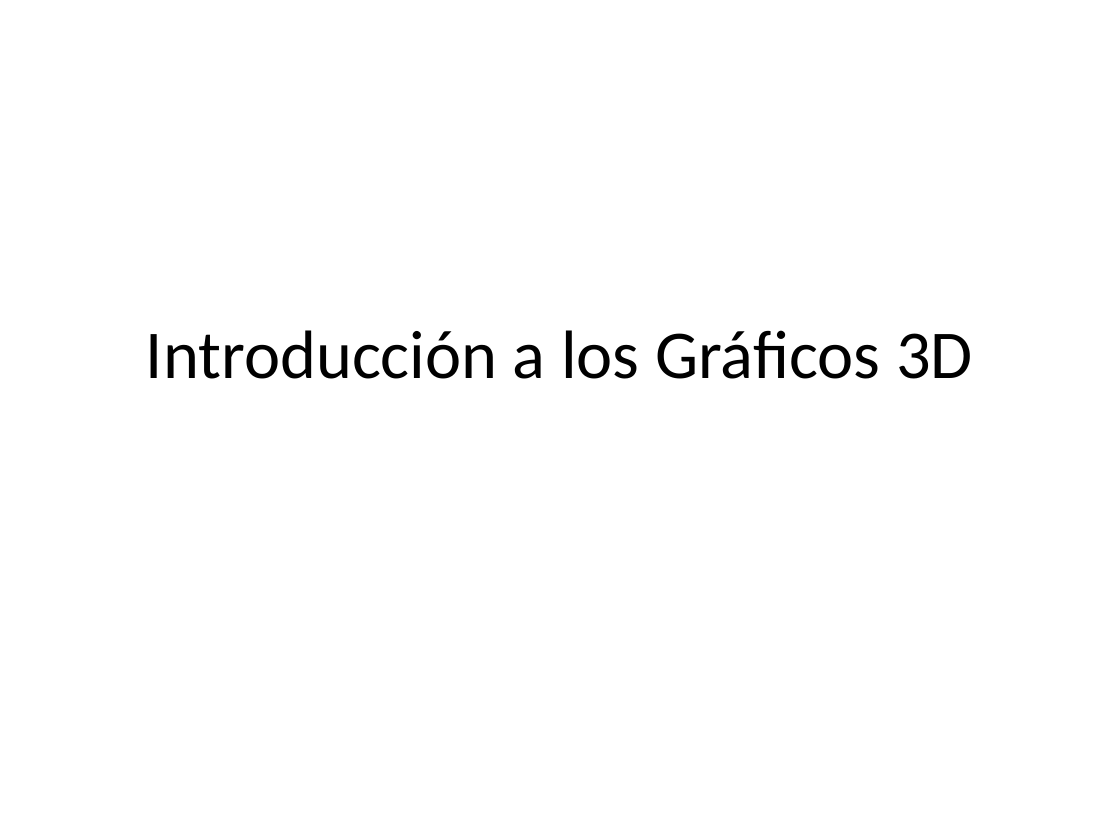
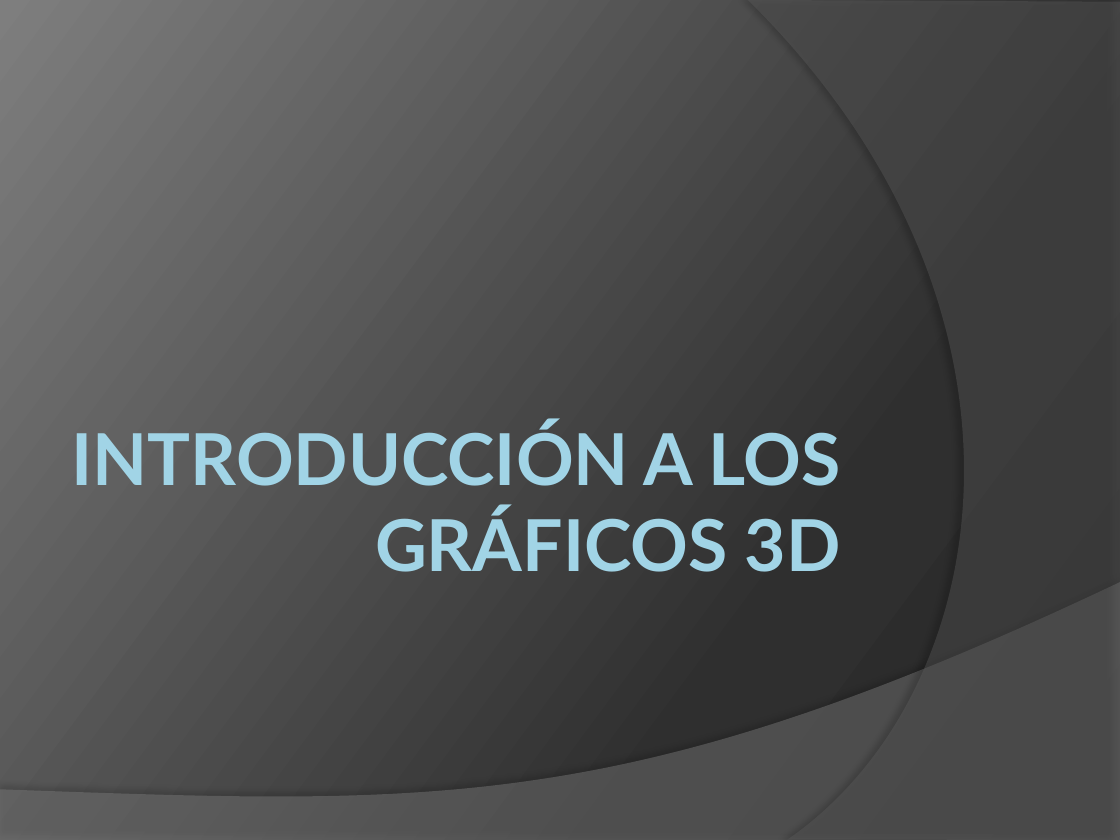
Before and after one commit to EdLev/EngineTallerGraficosUNA, a slide deck: slide 1 of Docs/Introducción a los Gráficos 3D.pptx. Drawn at 1120x840 pixels with LibreOffice and Linux fonts; fonts in the diff are those of the drawing. Boxes give left, top, right and bottom in pixels: in the first picture for what was removed or moved away, otherwise in the second. Text is boxed around its words. In the diff, an @@ line names an element or a change of style, - is before the commit and + after.

```diff
--- a/Docs/Introducción a los Gráficos 3D.pptx
+++ b/Docs/Introducción a los Gráficos 3D.pptx
@@ background #FFFFFF to gradient #282828 to #2F2F2F to #7E7E7E @@
@@ freeform shape added at (x1=748, y1=0, x2=1120, y2=840), fill #5E5E5E at 40% opacity @@
@@ title "INTRODUCCIÓN A LOS GRÁFICOS 3D" at (x1=72, y1=423, x2=841, y2=572): vertical alignment middle to top @@
@@ title at (x1=72, y1=423, x2=841, y2=572): text changed; size 44 to 46 pt; font Calibri to Lato; text colour #000000 to gradient #A1D4E7 to #58808D; bold on @@
-Introducción a los Gráficos 3D
+INTRODUCCIÓN A LOS GRÁFICOS 3D
@@ freeform shape added at (x1=0, y1=582, x2=1120, y2=840), fill #7F7F7F at 45% opacity @@
```
Also in this commit, not shown: 6 other slides changed, 7 slides added.
